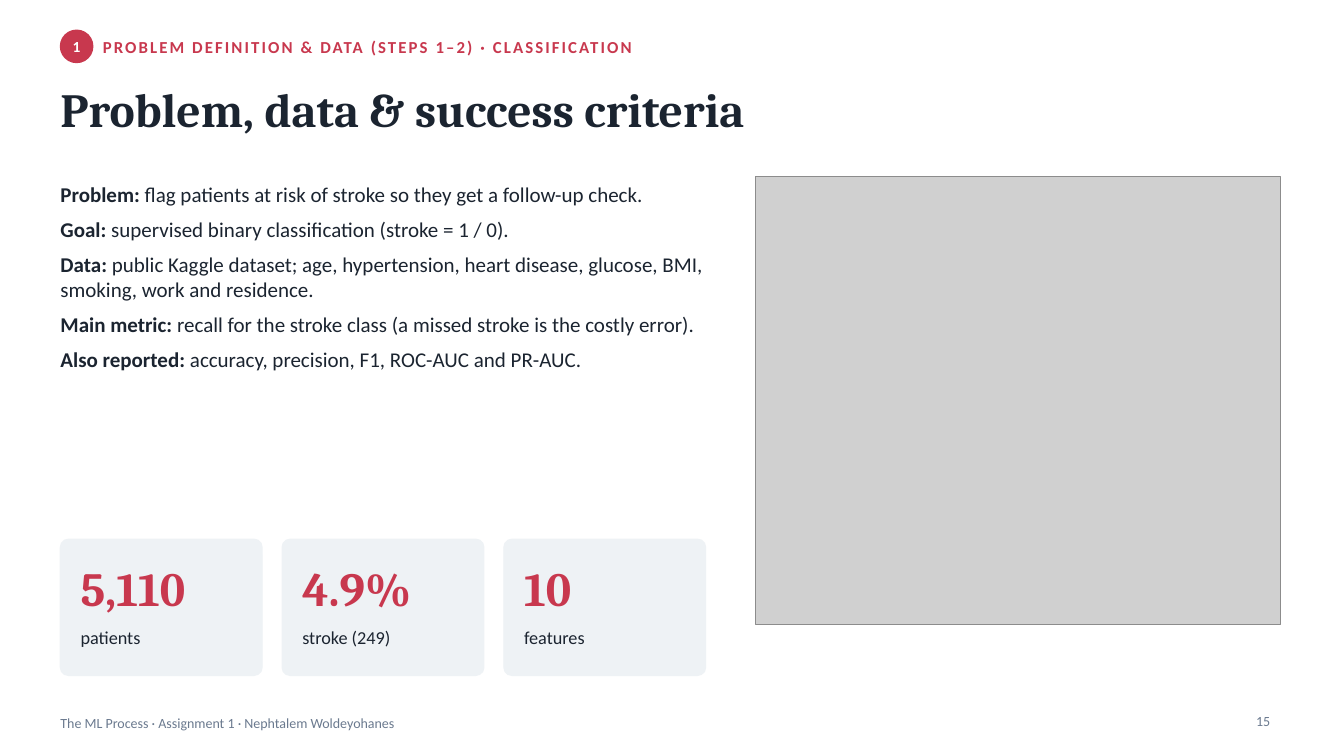
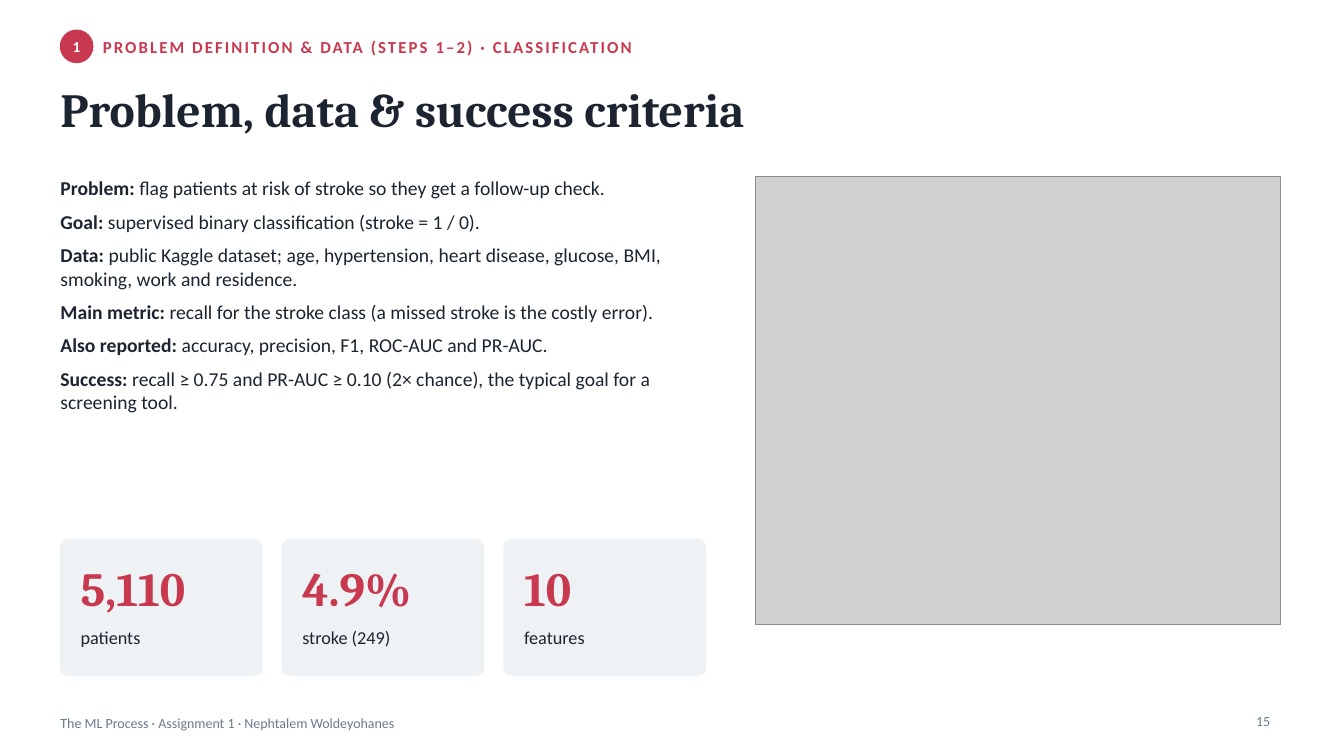
Before and after one commit to nephtalem/ml-assignment-1, a slide deck: slide 15 of report/ML_Assignment1_Presentation.pptx. Drawn at 1344x756 pixels with LibreOffice and Linux fonts; fonts in the diff are those of the drawing; grey boxes stand for pictures. Boxes give left, top, right and bottom in pixels: in the first picture for what was removed or moved away, otherwise in the second. Text is boxed around its words. In the diff, an @@ line names an element or a change of style, - is before the commit and + after.

Commit message:
Add numeric success criterion for classification

```diff
--- a/report/ML_Assignment1_Presentation.pptx
+++ b/report/ML_Assignment1_Presentation.pptx
@@ text at [60,181,661,355]: size 15 to 14 pt in "Problem: flag patients at risk of stroke ...", "Goal: supervised binary classification (stroke = 1 ...", "Data: public Kaggle dataset; age, hypertension, heart ...", "Main metric: recall for the stroke class ..." and 1 more places @@
@@ text at [60,372,650,413]: paragraph added @@
+• Success: recall ≥ 0.75 and PR-AUC ≥ 0.10 (2× chance), the typical goal for a screening tool.
```
Also in this commit, not shown: 2 other slides changed, 1 other file.
